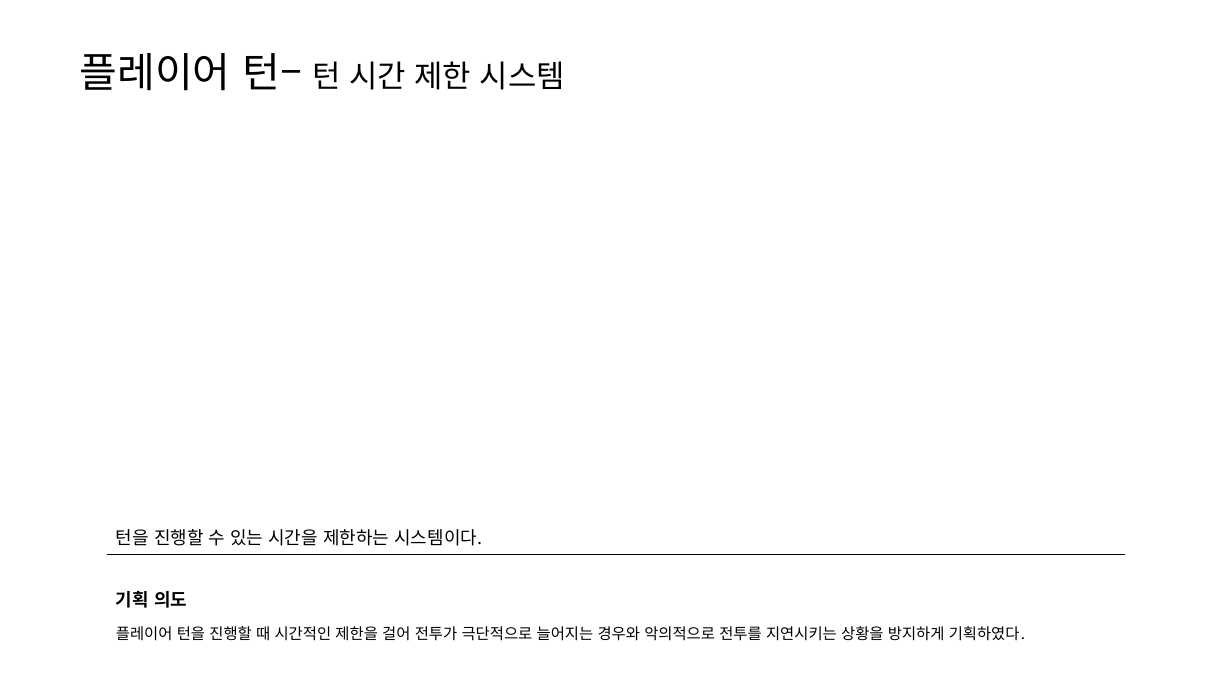
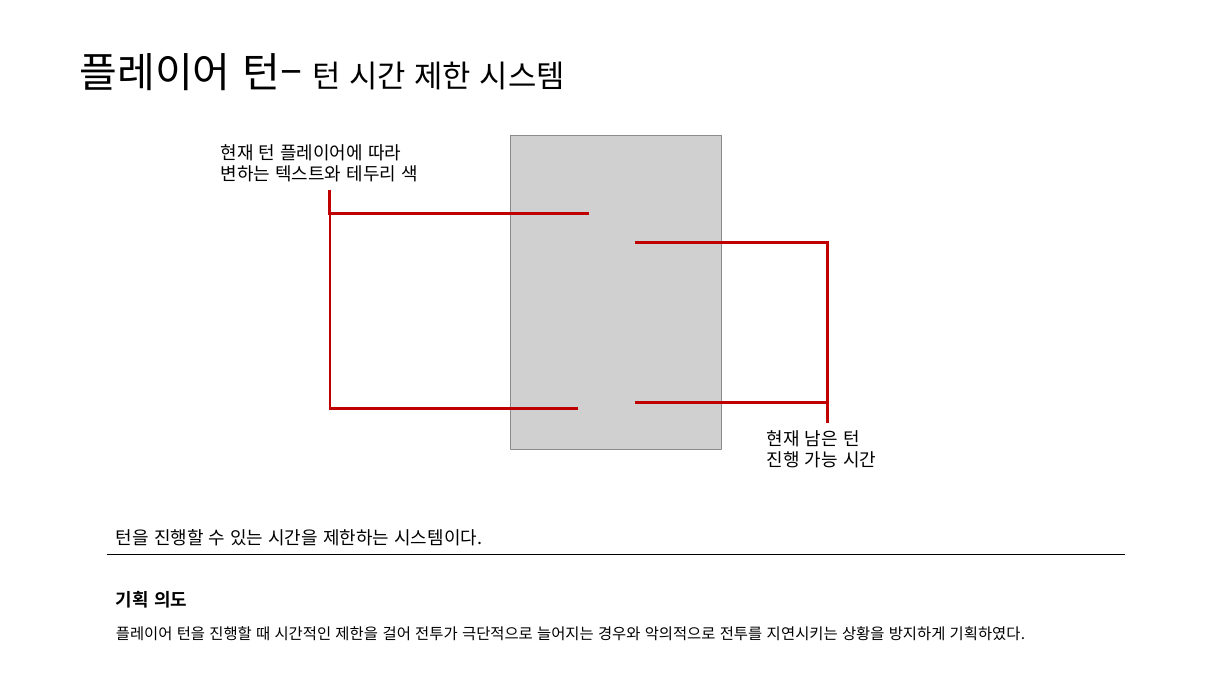
Before and after one commit to yjk0401/unityenginebasic_9th, a slide deck: slide 12 of 기획/체스/체스 전투 시스템 기획서.pptx. Drawn at 1232x693 pixels with LibreOffice and Linux fonts; fonts in the diff are those of the drawing; grey boxes stand for pictures. Boxes give left, top, right and bottom in pixels: in the first picture for what was removed or moved away, otherwise in the second. Text is boxed around its words. In the diff, an @@ line names an element or a change of style, - is before the commit and + after.

```diff
--- a/기획/체스/체스 전투 시스템 기획서.pptx
+++ b/기획/체스/체스 전투 시스템 기획서.pptx
@@ text added at [221, 144, 418, 182], 14 pt, text #000000 @@
+현재 턴 플레이어에 따라
+변하는 텍스트와 테두리 색
@@ picture added at [510, 135, 722, 449] @@
@@ elbow line added from (330, 189) to (590, 213), #C00000 2.25 pt @@
@@ elbow line added from (330, 189) to (578, 409), #C00000 2.25 pt @@
@@ elbow line added from (636, 242) to (827, 422), #C00000 2.25 pt @@
@@ elbow line added from (636, 402) to (827, 422), #C00000 2.25 pt @@
@@ text added at [767, 430, 876, 468], 14 pt, text #000000 @@
+현재 남은 턴
+진행 가능 시간
```
Also in this commit, not shown: 8 other slides changed, 1 slide added, 1 slide removed, 1 other file.
